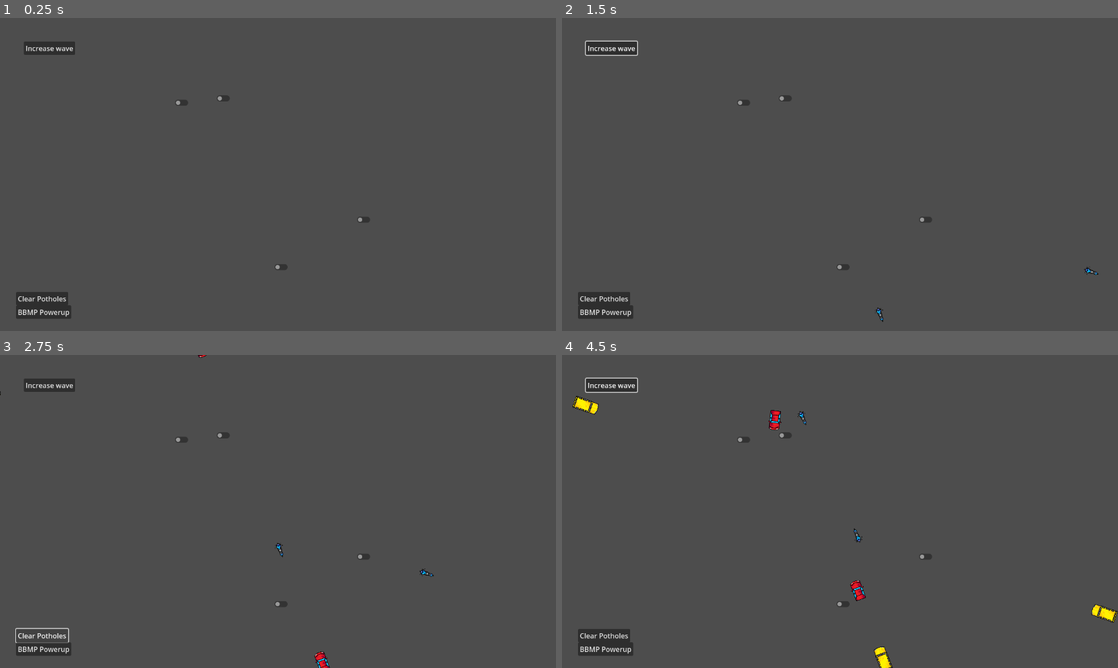
Above: before the commit, frames 1-4 (two rows, left to right).
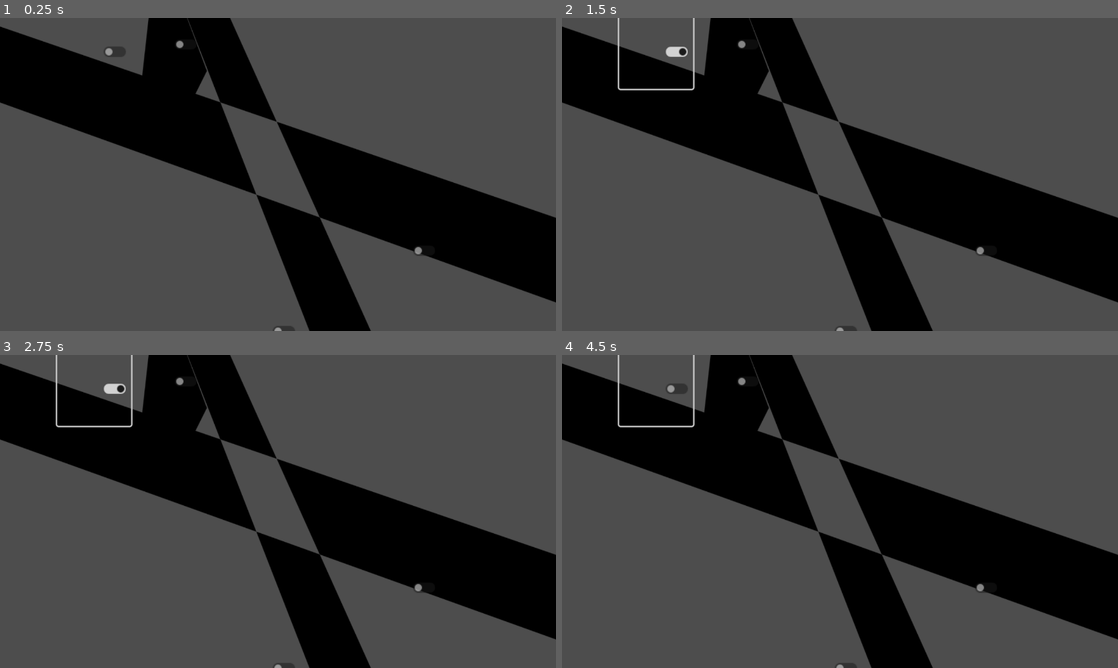
Above: after the commit, the same moments.

Repository: WinnerWind/omov-game
Game: Godot game, scene res://scenes/main.tscn
Same seed, same stepped clock (60 frames per second), same inputs: the game is played once before the commit and once after it.
Inputs (mouse positions are in pixels of both pictures, inside the frame that each line leads up to):
- Up to frame 1 (0.25 s): no input
- Up to frame 2 (1.5 s): click (612, 49) at 0.5 s, where only the run before the commit has a clickable "Increase wave"; click (656, 52) at 1.27 s
- Up to frame 3 (2.75 s): click (44, 636) at 2 s, where only the run before the commit has a clickable "Clear Potholes"
- Up to frame 4 (4.5 s): click (606, 649) at 2.75 s, where only the run before the commit has a clickable "BBMP Powerup"; click (612, 386) at 3.5 s, where only the run before the commit has a clickable "Increase wave"; click (656, 389) at 4.27 s

The runs differ from the first frame. In frame 1, 33% of the frame differs, in the area x 0-100%, y 0-100%; in frame 2, 33%; in frame 3, 32%; in frame 4, 33%.

Commit message:
Add camera to keep game in view

Diff:
--- a/scenes/main.tscn
+++ b/scenes/main.tscn
@@ -6,7 +6,8 @@
 [ext_resource type="Script" uid="uid://cqp60ymv8d6c2" path="res://scripts/car_spawner.gd" id="3_jyhfs"]
 [ext_resource type="Script" uid="uid://d0g0a2kvadj5b" path="res://scripts/car_spawner_manager.gd" id="5_85g3d"]
 [ext_resource type="PackedScene" uid="uid://0ej7nf4ws53l" path="res://scenes/prefabs/stop_area.tscn" id="7_o6xl0"]
-[ext_resource type="Texture2D" path="res://assets/art/map-placeholder.svg" id="8_tipki"]
+[ext_resource type="Script" uid="uid://bdyqlwk51uxgm" path="res://scripts/camera_limiter.gd" id="8_85g3d"]
+[ext_resource type="Texture2D" uid="uid://bt0r1bo428iaf" path="res://assets/art/placeholder/map-placeholder.svg" id="8_tipki"]
 
 [sub_resource type="Curve2D" id="Curve2D_tefeu"]
 _data = {
@@ -118,7 +119,7 @@
 car_spawner = NodePath("Spanwers")
 pothole_spawner = NodePath("PotholeSpawner")
 
-[node name="Sprite2D" type="Sprite2D" parent="."]
+[node name="Map" type="Sprite2D" parent="."]
 position = Vector2(632, 352)
 scale = Vector2(0.69768524, 0.69768524)
 texture = ExtResource("8_tipki")
@@ -275,6 +276,12 @@
 offset_bottom = 692.0
 text = "BBMP Powerup"
 
+[node name="Camera2D" type="Camera2D" parent="."]
+position = Vector2(639, 361)
+zoom = Vector2(1.7, 1.7)
+script = ExtResource("8_85g3d")
+rect = Vector2(752, 635)
+
 [connection signal="bbmp_powerup_used" from="." to="Spanwers" method="_bbmp_powerup_used"]
 [connection signal="all_cars_cleared" from="Spanwers" to="." method="wave_ended"]
 [connection signal="pressed" from="Wave Increase" to="." method="wave_increase"]
--- /dev/null
+++ b/scripts/camera_limiter.gd
@@ -0,0 +1,23 @@
+extends Camera2D
+class_name LimitingCamera2D
+
+@export var rect:Vector2 = Vector2(1920,1080)
+var view_size:Vector2:
+	get:
+		return Vector2(get_tree().root.size) / zoom
+func _ready() -> void:
+	get_tree().root.size_changed.connect(_on_size_changed)
+
+func _on_size_changed():
+	var new_size := get_tree().root.size
+	var new_size_is_width_longer:bool = ( (int(new_size.x)/float(new_size.y)) > 1)
+	if new_size_is_width_longer:
+		zoom = Vector2(
+			new_size.x/rect.x,
+			new_size.x/rect.x
+			)
+	else:
+		zoom = Vector2(
+			new_size.y/rect.y,
+			new_size.y/rect.y
+		)
Not shown: 1 places in scenes/main.tscn that only renumber resources
Not shown, added: scripts/camera_limiter.gd.uid
